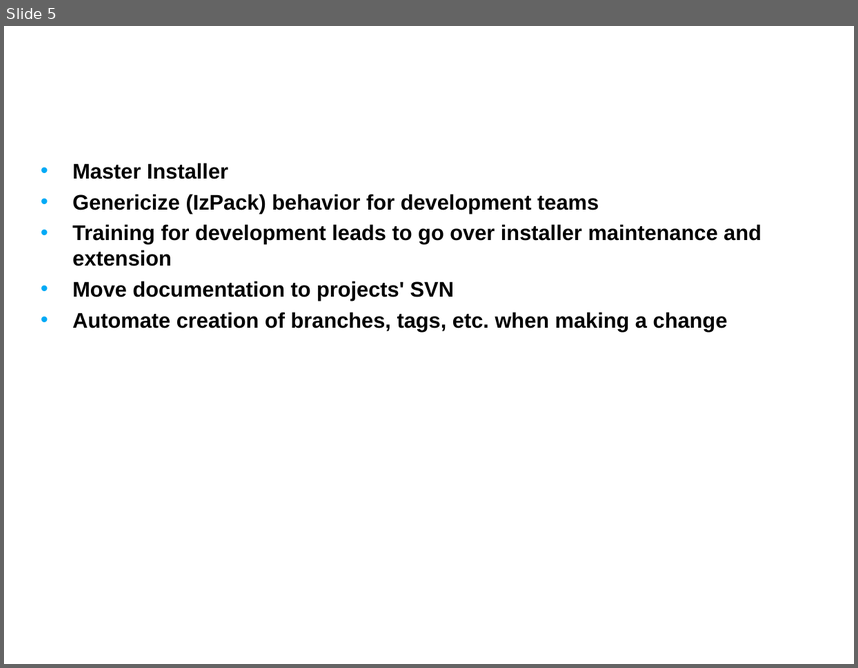
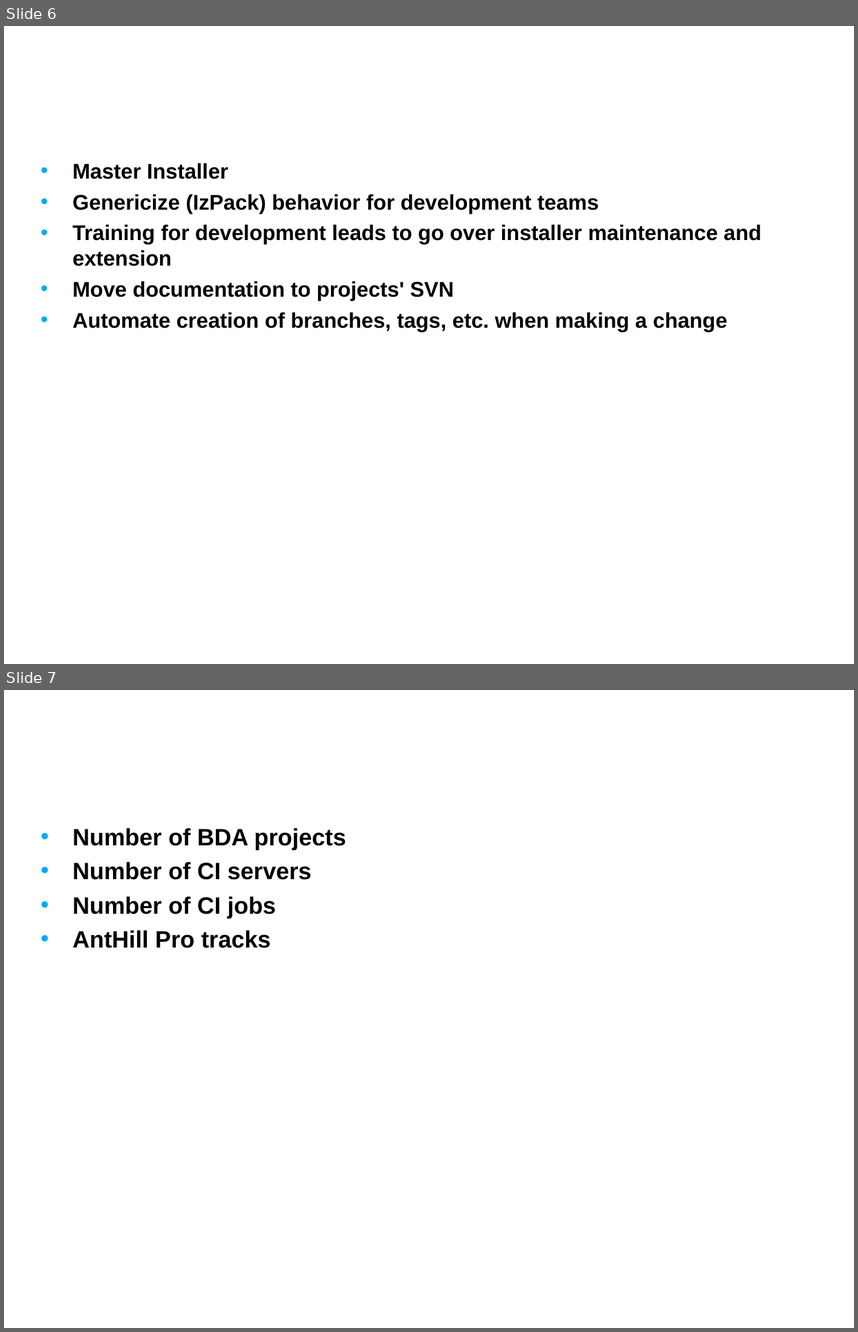
Before and after one commit to NCIP/automation, a slide deck: docs/presentations/bda-priorities-fy09q1.ppt. Shown one above the other, each under a label of ours: slide 5 before the commit, slides 6 and 7 after it. The pictures are 858x668 and 858x1332 pixels, drawn with LibreOffice and Linux fonts; fonts in the diff are those of the drawing; background and template pictures are left out. Boxes give left, top, right and bottom in pixels: in the first picture for what was removed or moved away, otherwise in the second. Text is boxed around its words. In the diff, an @@ line names an element or a change of style, - is before the commit and + after.

```diff
--- a/docs/presentations/bda-priorities-fy09q1.ppt
+++ b/docs/presentations/bda-priorities-fy09q1.ppt
@@ slide 7 added at box(4, 690, 854, 1328), background picture (left out) @@
@@ title added at box(32, 690, 670, 789), 24 pt, text #FFFFFF, bold @@
+Stats
@@ text added at box(72, 828, 346, 948), 20 pt, text #000000, bold @@
+• Number of BDA projects
+• Number of CI servers
+• Number of CI jobs
+• AntHill Pro tracks
@@ what was slide 5 is now slide 6 @@
```
Also in this commit, not shown: 2 slides changed, 2 other slides added.
